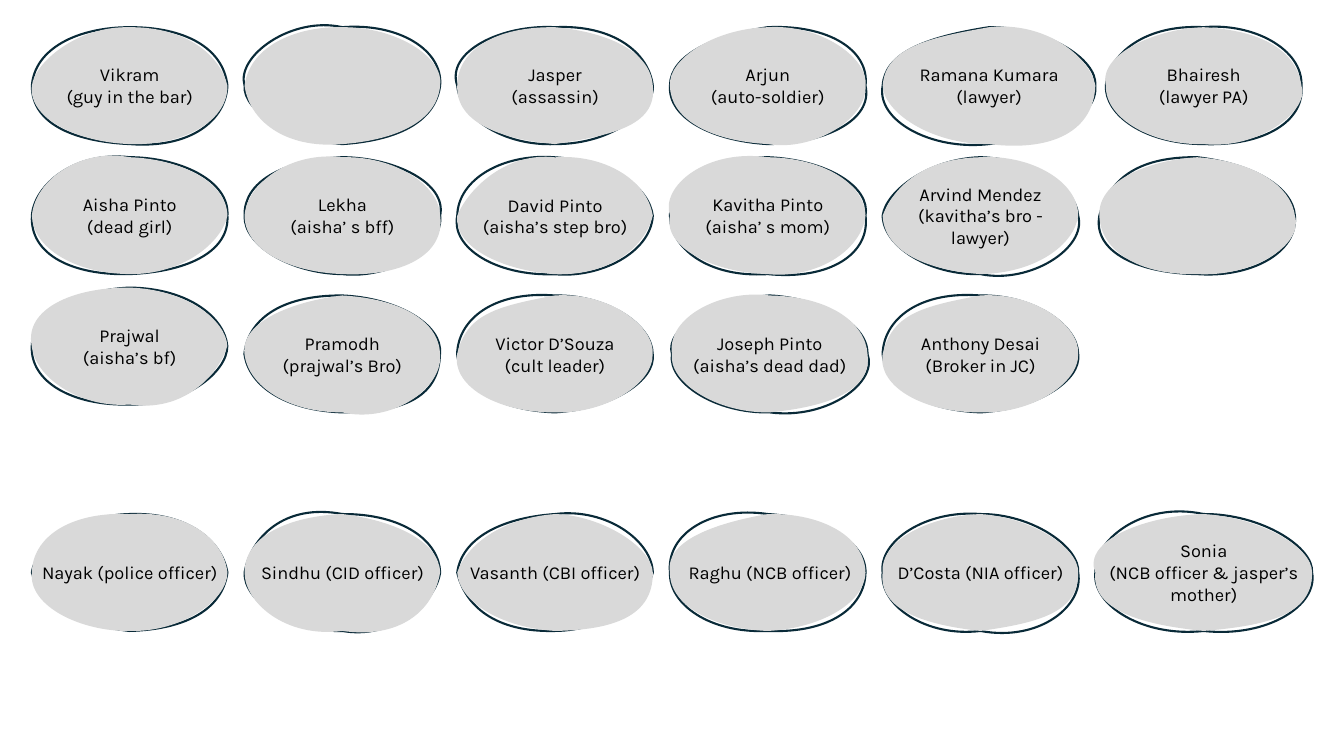
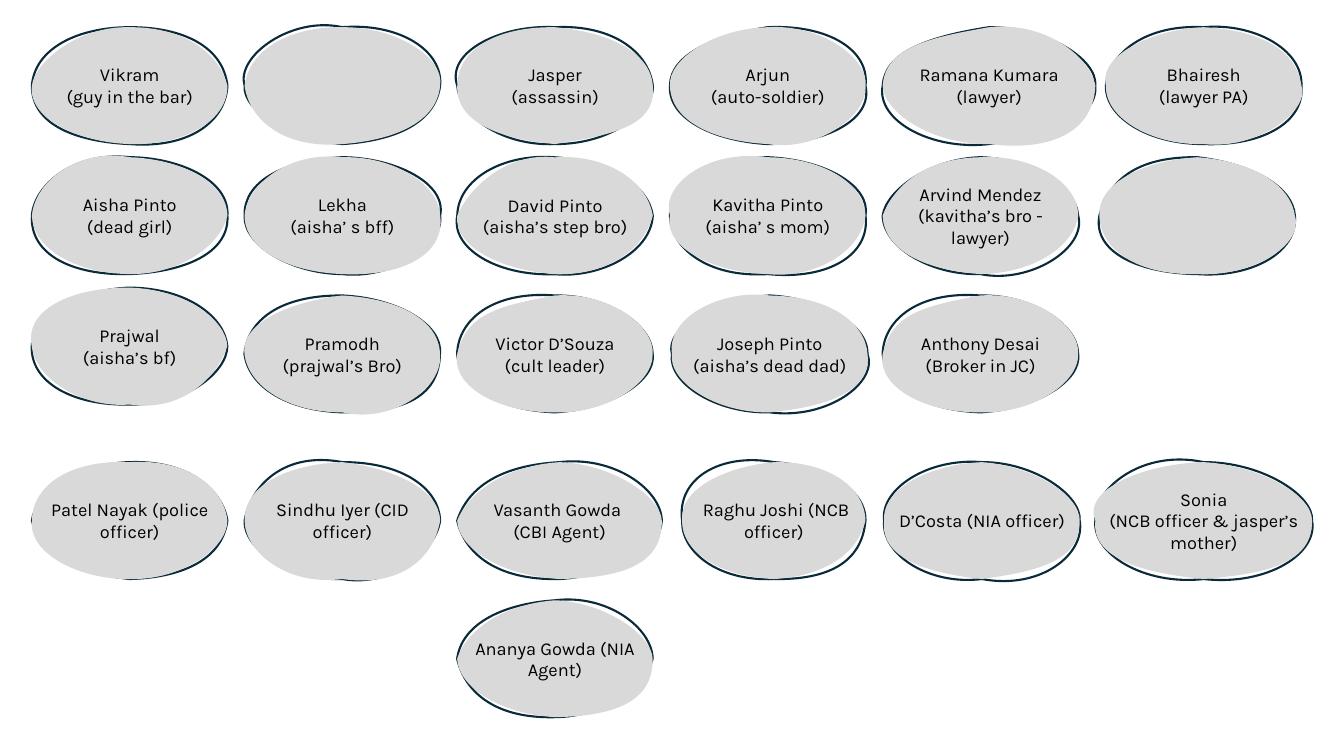
Before and after one commit to arya-prakyath/the-a-films, a slide deck: slide 1 of THE_A_Ideas/Innocent Gems/Innocent Gems - Flows.pptx. Drawn at 1344x756 pixels with LibreOffice and Linux fonts; fonts in the diff are those of the drawing. Boxes give left, top, right and bottom in pixels: in the first picture for what was removed or moved away, otherwise in the second. Text is boxed around its words. In the diff, an @@ line names an element or a change of style, - is before the commit and + after.

```diff
--- a/THE_A_Ideas/Innocent Gems/Innocent Gems - Flows.pptx
+++ b/THE_A_Ideas/Innocent Gems/Innocent Gems - Flows.pptx
@@ 4 freeform shapes: place and size @@
-4 freeform shapes at <box>32,514,1313,631</box>
+4 freeform shapes at <box>32,462,1313,579</box>
@@ freeform shape "Vasanth Gowda (CBI Agent)": place and size @@
-freeform shape "Vasanth Gowda (CBI Agent)" at <box>458,514,653,631</box>
+freeform shape "Vasanth Gowda (CBI Agent)" at <box>458,462,662,579</box>
@@ freeform shape "Raghu Joshi (NCB officer)": place and size @@
-freeform shape "Raghu Joshi (NCB officer)" at <box>670,514,866,631</box>
+freeform shape "Raghu Joshi (NCB officer)" at <box>683,462,866,579</box>
@@ text in freeform shape at <box>51,503,208,540</box>: text changed @@
-Nayak (police officer)
+Patel Nayak (police officer)
@@ text in freeform shape at <box>276,503,409,540</box>: text changed @@
-Sindhu (CID officer)
+Sindhu Iyer (CID officer)
@@ text in freeform shape at <box>494,503,622,543</box>: text changed @@
-Vasanth (CBI officer)
+Vasanth Gowda
+(CBI Agent)
@@ text in freeform shape at <box>703,503,849,540</box>: text changed @@
-Raghu (NCB officer)
+Raghu Joshi (NCB officer)
@@ freeform shape added at <box>458,601,653,718</box>, fill #D9D9D9, outline #092A39 1.5 pt, 13 pt, text #000000 @@
+Ananya Gowda (NIA Agent)
```
Also in this commit, not shown: 1 slide added, 1 other file.
